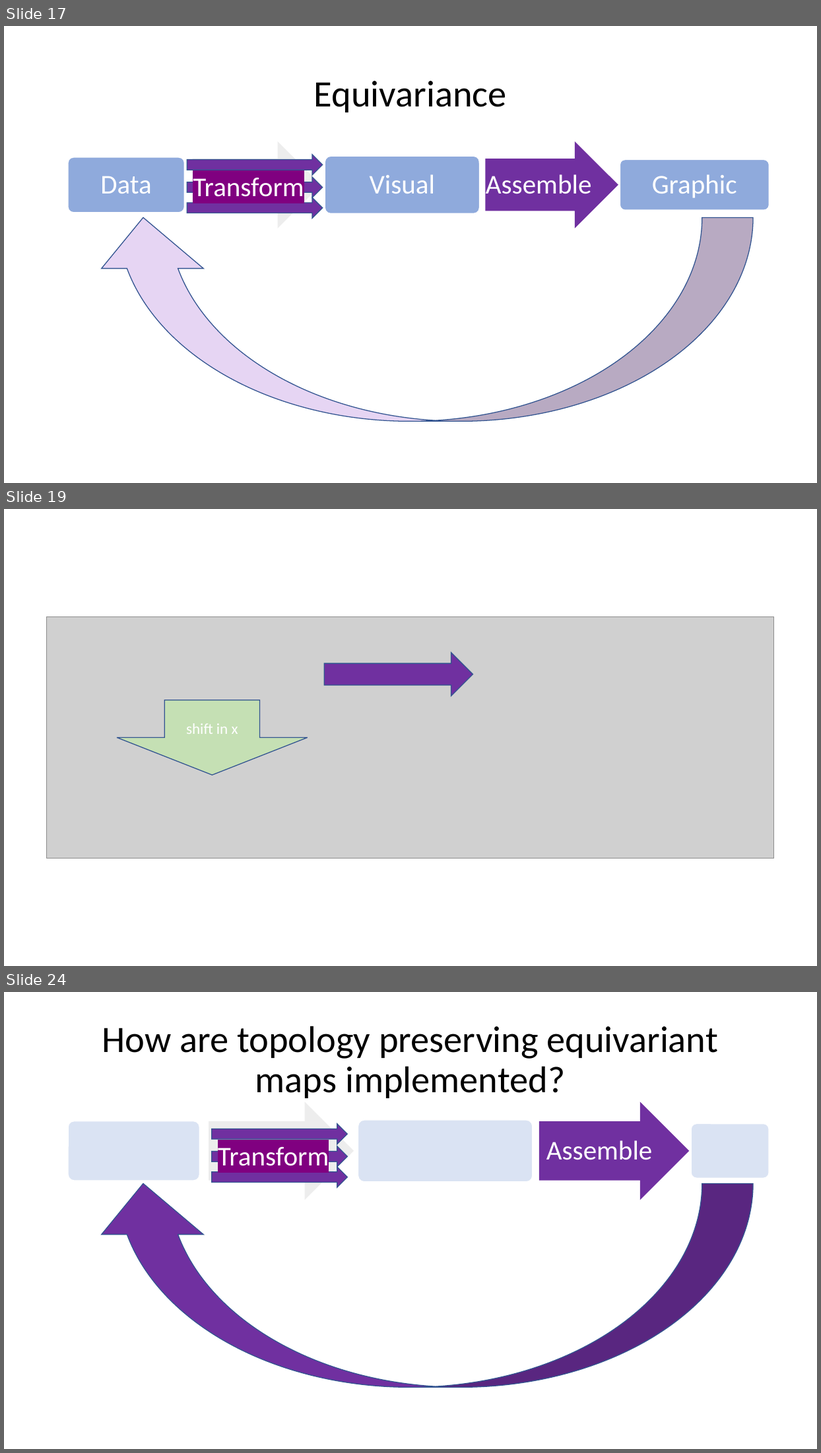
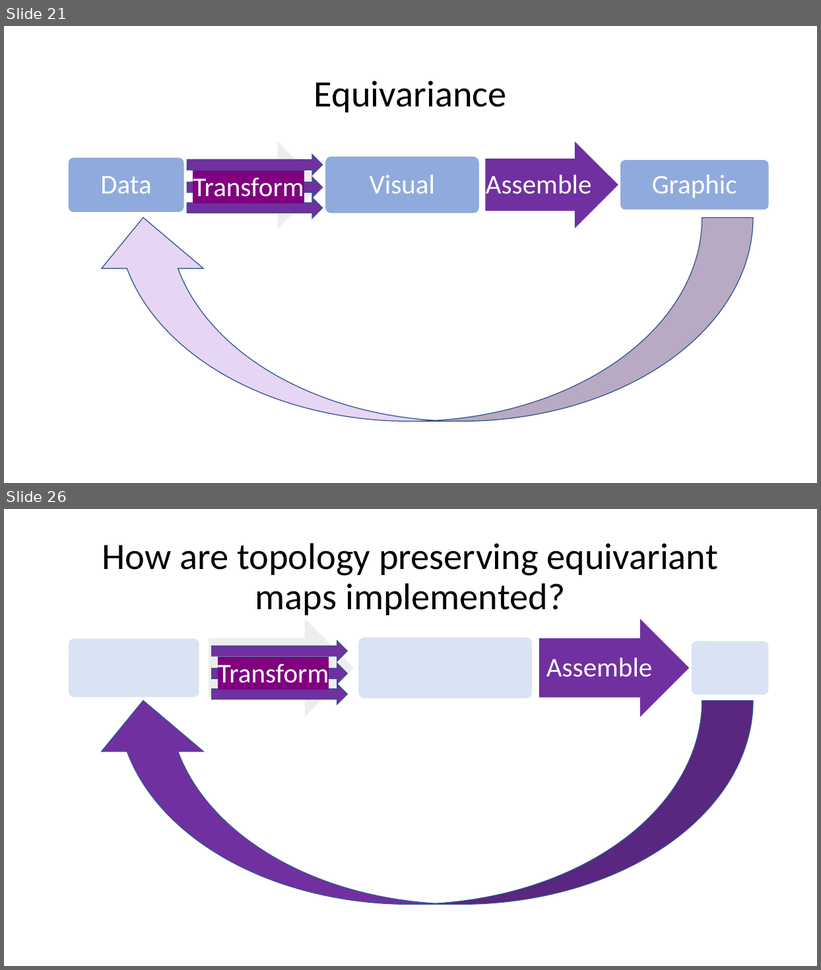
Before and after one commit to story645/proposal, a slide deck: deck/pres.pptx. Shown one above the other, each under a label of ours: slides 17, 19 and 24 before the commit, slides 21 and 26 after it; the slides between them are not shown. The pictures are 821x1453 and 821x970 pixels, drawn with LibreOffice and Linux fonts; fonts in the diff are those of the drawing; grey boxes stand for pictures. Boxes give left, top, right and bottom in pixels: in the first picture for what was removed or moved away, otherwise in the second. Text is boxed around its words. In the diff, an @@ line names an element or a change of style, - is before the commit and + after.

```diff
--- a/deck/pres.pptx
+++ b/deck/pres.pptx
@@ slide 19 removed at [4, 509, 817, 966], background #FFFFFF @@
@@ picture removed at [47, 617, 774, 859] @@
@@ right arrow removed at [324, 653, 473, 696] @@
@@ down arrow removed at [117, 700, 308, 776] @@
-shift in x
@@ what was slide 17 is now slide 21 @@
@@ what was slide 24 is now slide 26 @@
```
Also in this commit, not shown: 4 slides changed, 20 slides added, 20 other slides removed, 35 other files.
